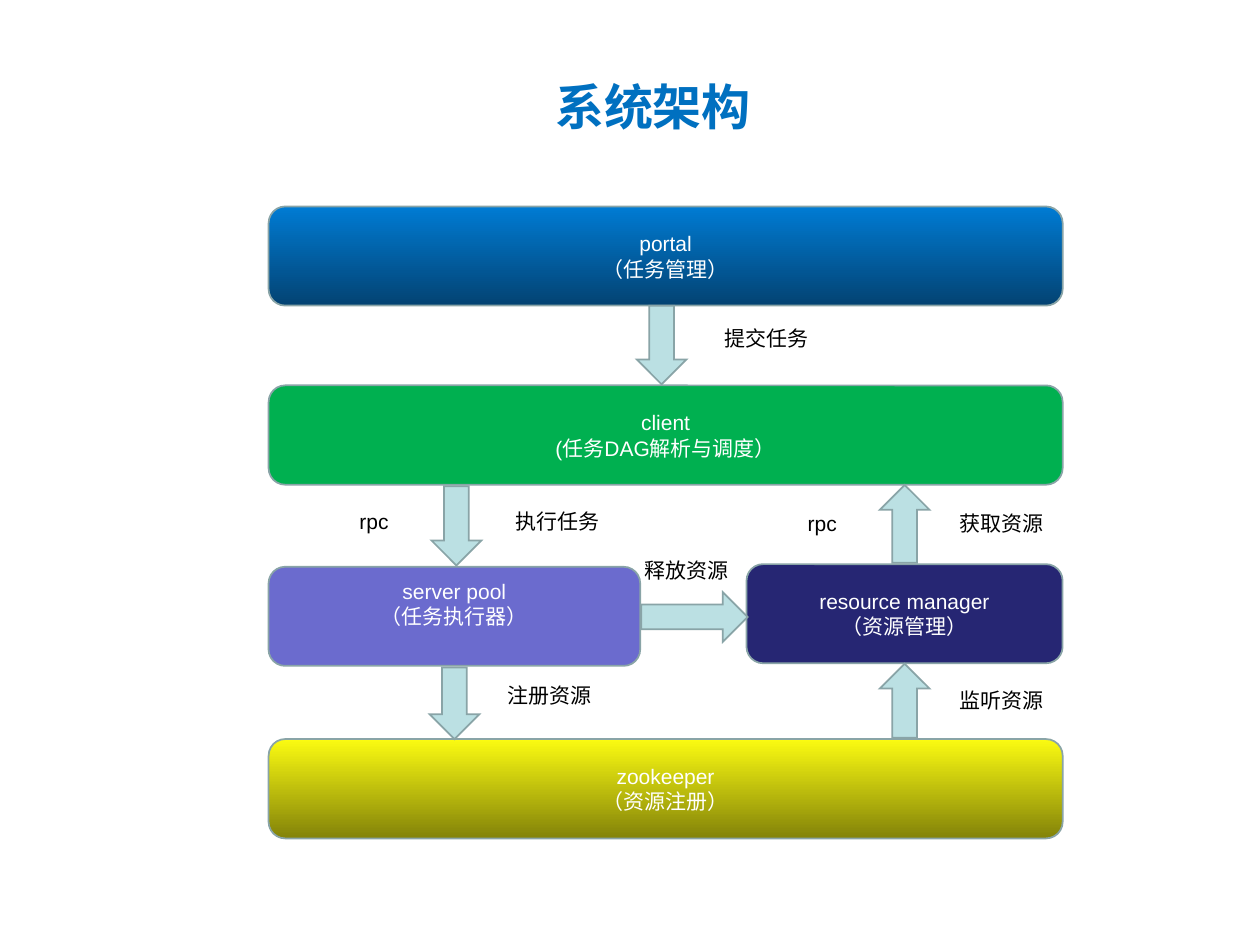
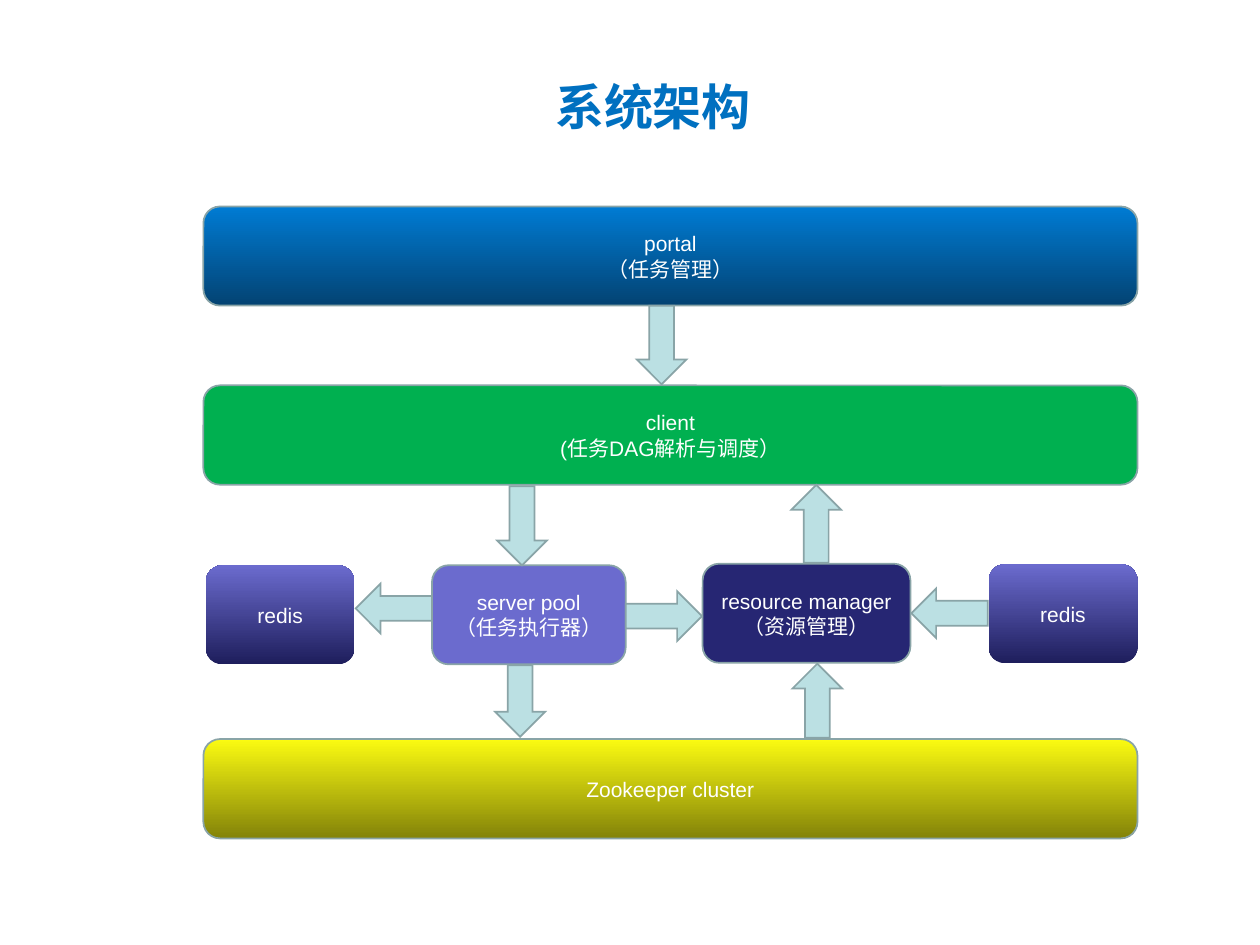
Before and after one commit to ylpu/distribute-scheduler, a slide deck: slide 6 of files/dis-scheduler.ppt (slide 5 before the commit). Drawn at 1260x945 pixels with LibreOffice and Linux fonts; fonts in the diff are those of the drawing. Boxes give left, top, right and bottom in pixels: in the first picture for what was removed or moved away, otherwise in the second. Text is boxed around its words. In the diff, an @@ line names an element or a change of style, - is before the commit and + after.

```diff
--- a/files/dis-scheduler.ppt
+++ b/files/dis-scheduler.ppt
@@ rounded rectangle "portal" resized from (x1=268, y1=207, x2=1062, y2=306) to (x1=203, y1=207, x2=1137, y2=306) @@
@@ text removed at (x1=724, y1=328, x2=808, y2=348) @@
-提交任务
@@ rounded rectangle "client" resized from (x1=268, y1=386, x2=1062, y2=485) to (x1=203, y1=386, x2=1137, y2=485) @@
@@ down arrow moved from (x1=432, y1=486, x2=481, y2=566) to (x1=498, y1=486, x2=547, y2=566) @@
@@ up arrow moved from (x1=879, y1=485, x2=929, y2=563) to (x1=791, y1=485, x2=840, y2=563) @@
@@ text removed at (x1=359, y1=517, x2=388, y2=534) @@
-rpc
@@ text removed at (x1=516, y1=511, x2=600, y2=531) @@
-执行任务
@@ text removed at (x1=808, y1=519, x2=837, y2=535) @@
-rpc
@@ text removed at (x1=960, y1=513, x2=1044, y2=533) @@
-获取资源
@@ rounded rectangle added at (x1=205, y1=566, x2=354, y2=665), fill gradient #1E1E5C to #6B6BCE, 12 pt, text #FFFFFF @@
+redis
@@ rounded rectangle "server pool" resized from (x1=268, y1=567, x2=640, y2=667) to (x1=432, y1=566, x2=626, y2=665) @@
@@ text removed at (x1=645, y1=560, x2=729, y2=580) @@
-释放资源
@@ rounded rectangle "resource manager" resized from (x1=747, y1=564, x2=1063, y2=664) to (x1=703, y1=563, x2=911, y2=663) @@
@@ rounded rectangle added at (x1=989, y1=564, x2=1138, y2=664), fill gradient #1E1E5C to #6B6BCE, 12 pt, text #FFFFFF @@
+redis
@@ left arrow added at (x1=355, y1=583, x2=432, y2=633), fill #BBE0E3, outline #89A4A7 0.99 pt @@
@@ right arrow resized from (x1=641, y1=592, x2=747, y2=641) to (x1=626, y1=591, x2=703, y2=640) @@
@@ left arrow added at (x1=911, y1=588, x2=988, y2=638), fill #BBE0E3, outline #89A4A7 0.99 pt @@
@@ down arrow moved from (x1=430, y1=668, x2=479, y2=740) to (x1=495, y1=665, x2=544, y2=737) @@
@@ text removed at (x1=507, y1=685, x2=591, y2=705) @@
-注册资源
@@ up arrow moved from (x1=879, y1=664, x2=929, y2=738) to (x1=793, y1=664, x2=842, y2=738) @@
@@ text removed at (x1=960, y1=690, x2=1044, y2=710) @@
-监听资源
@@ rounded rectangle "Zookeeper cluster" resized from (x1=268, y1=740, x2=1062, y2=839) to (x1=203, y1=740, x2=1137, y2=839) @@
@@ text in rounded rectangle at (x1=586, y1=781, x2=754, y2=801): text changed @@
-zookeeper
-（资源注册）
+Zookeeper cluster
```
Also in this commit, not shown: 9 other slides changed, 4 slides added, 14 other files.
